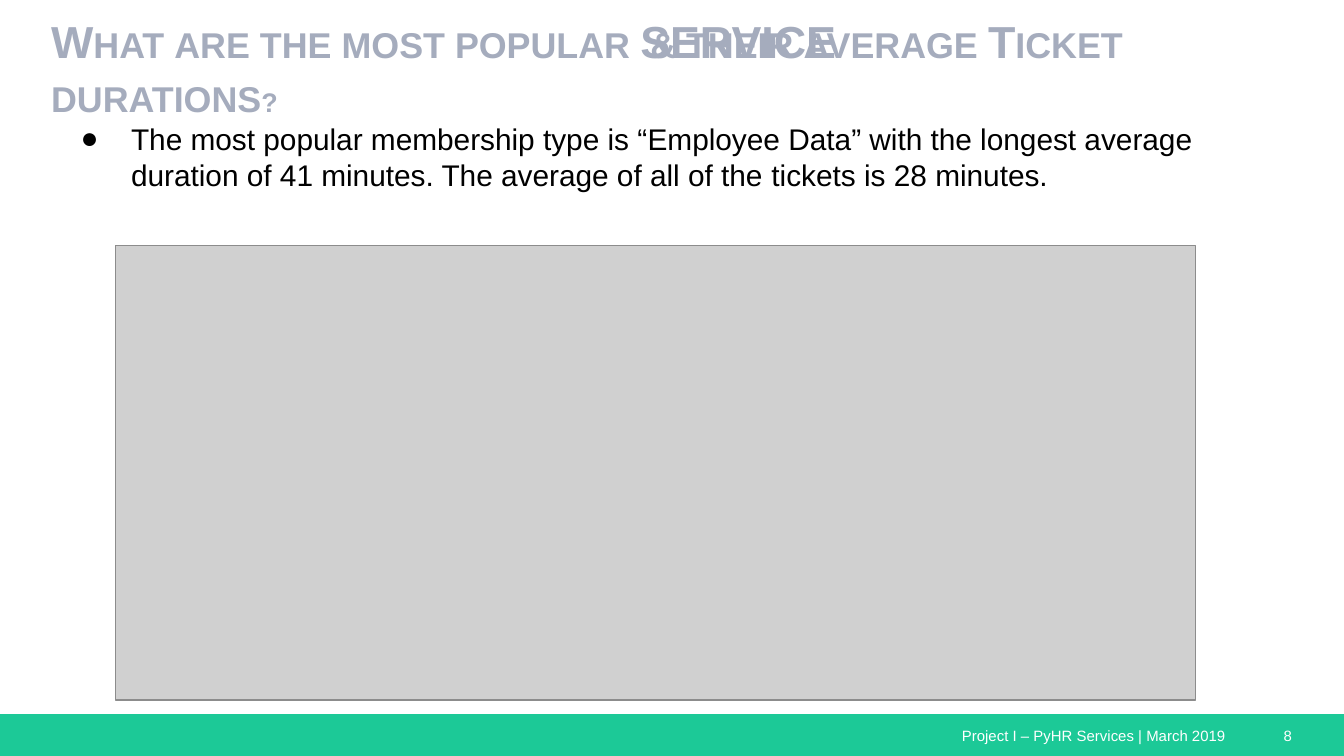
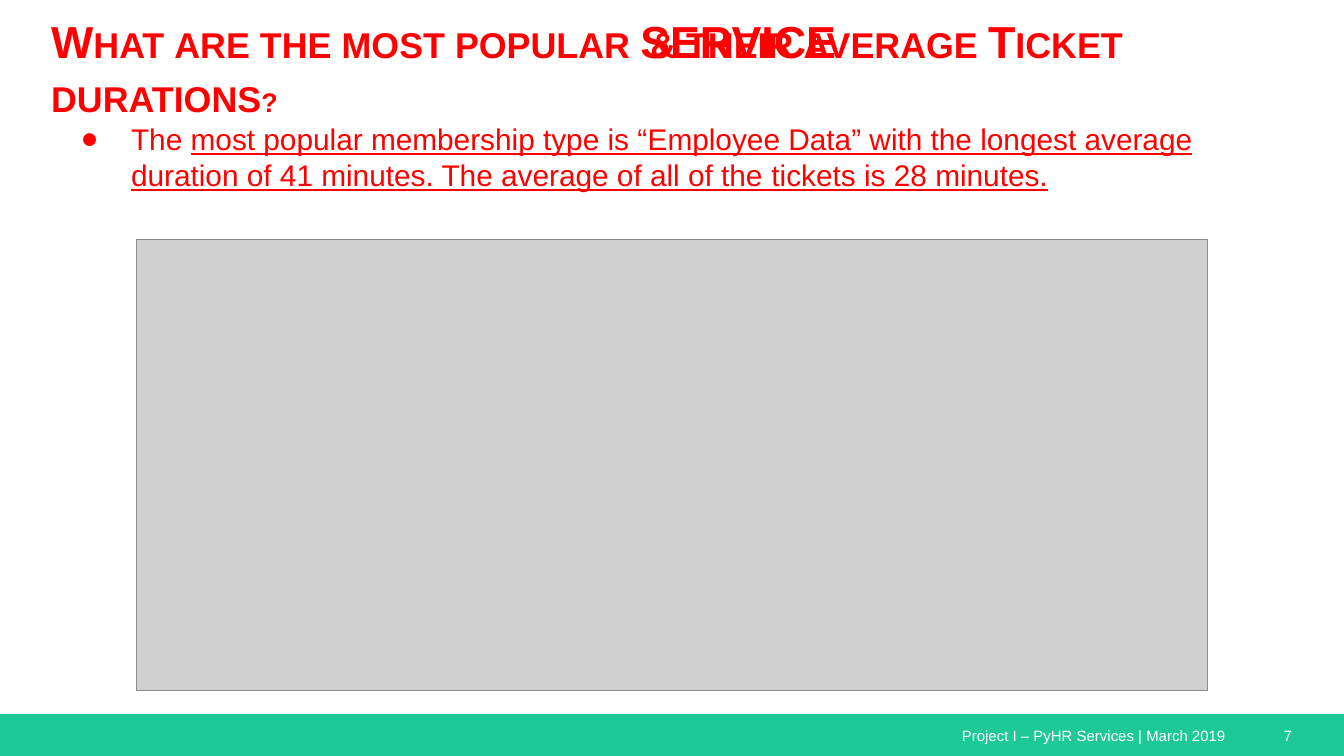
Before and after one commit to jvbonini/Project-I, a slide deck: slide 7 of Presentation/HRServices_Presentation_Master.pptx (slide 8 before the commit). Drawn at 1344x756 pixels with LibreOffice and Linux fonts; fonts in the diff are those of the drawing; grey boxes stand for pictures. Boxes give left, top, right and bottom in pixels: in the first picture for what was removed or moved away, otherwise in the second. Text is boxed around its words. In the diff, an @@ line names an element or a change of style, - is before the commit and + after.

```diff
--- a/Presentation/HRServices_Presentation_Master.pptx
+++ b/Presentation/HRServices_Presentation_Master.pptx
@@ title "What are the most popular ..." at [51,23,978,113]: text colour #A5ACBD to #FF0000 @@
@@ text "The most popular membership type ..." at [131,128,1193,191]: text colour #000000 to #FF0000, underline on @@
@@ picture: place and size @@
-picture at [116,246,1195,700]
+picture at [137,239,1208,689]
@@ page number at [1284,730,1292,741]: text changed @@
-8
+7
```
Also in this commit, not shown: 2 other slides changed, 9 slides added, 3 slides removed, 12 other files.
